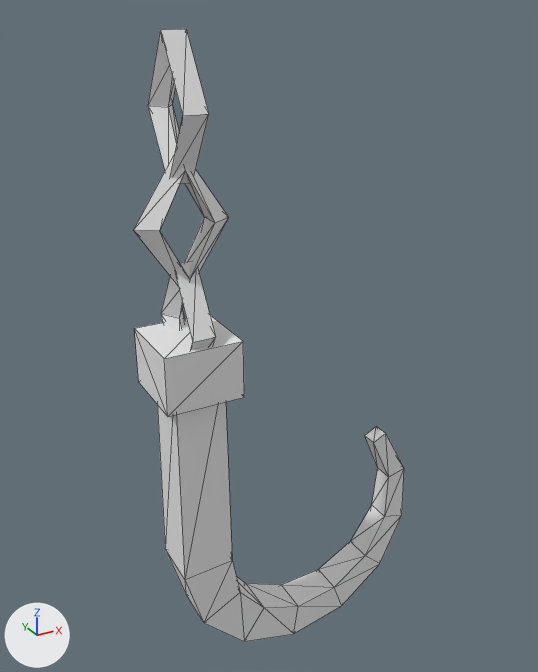
The glTF model pit-scene/kit/glb/T1_Prop_Hook.glb: old version first, new version second.
The view is the same before and after, from a 50 mm camera at (-0.376, -0.928, 0.033) aimed at (0.156, 0.039, -0.45). Arrows for +X, +Y and +Z are at lower left; the lights stay in place. The picture after the commit comes second. Mesh edges are drawn as thin lines. Vertices at exactly the same position are counted once.

Script lines for the objects in view, before the commit:
```python
me_t1_prop_hook = bpy.data.meshes.new('T1_Prop_Hook')
me_t1_prop_hook.from_pydata(...)  # 84 vertices, 160 faces; spans x -0.07..0.414, y -0.06..0.06, z -1.03..0.01
me_t1_prop_hook.materials.append(mat_t1_scenery)  # white #e7e7e7
ob_t1_prop_hook = bpy.data.objects.new('T1_Prop_Hook', me_t1_prop_hook)
ob_t1_prop_hook.location = (0.0, 0.0, 0.0)
```
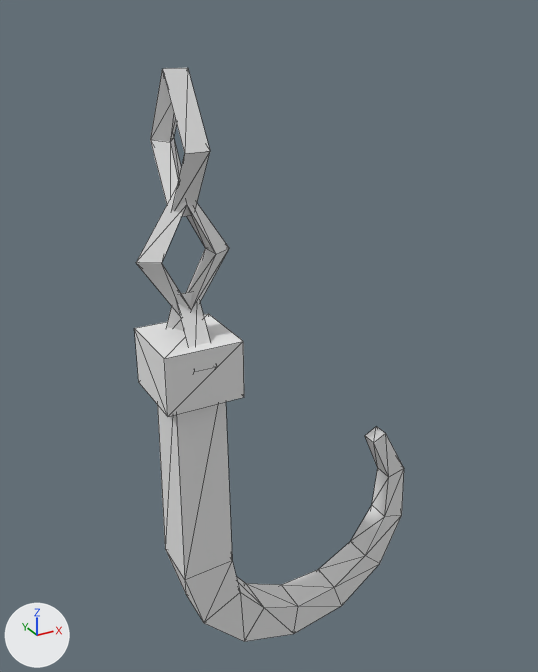
Boxes [x1, y1, x2, y2] around the edits, measured in the pictures (538 x 672 px; the box of a moved part takes in the faces that stretch with it):
'T1_Prop_Hook', reshaped (6% shorter): before [134, 29, 404, 641]; after [134, 68, 404, 641]
part 1 of me_t1_prop_hook, moved or reshaped: before [148, 29, 209, 183]; after [150, 68, 210, 217]
part 2 of me_t1_prop_hook, moved or reshaped: before [134, 153, 229, 287]; after [136, 187, 229, 316]
part 3 of me_t1_prop_hook, moved or reshaped: before [161, 261, 216, 350]; after [166, 291, 210, 347]

Patch to the scene script:
```diff
--- a/pit-scene/kit/glb/T1_Prop_Hook.glb.py
+++ b/pit-scene/kit/glb/T1_Prop_Hook.glb.py
@@ me_t1_prop_hook @@
 # used by ob_t1_prop_hook; location = (0.0, 0.0, 0.0)
-me_t1_prop_hook.from_pydata(...)  # 84 vertices, 160 faces; spans x -0.07..0.414, y -0.06..0.06, z -1.03..0.01
+me_t1_prop_hook.from_pydata(...)  # 84 vertices, 160 faces; spans x -0.07..0.414, y -0.06..0.06, z -1.03..-0.035
+# me_t1_prop_hook part 1: the loose piece of 12 vertices spanning x -0.017..0.017, y -0.06..0.06, z -0.18..0.01 is moved by (0.0, 0.0, -0.045)
+# me_t1_prop_hook part 2: the loose piece of 12 vertices spanning x -0.07..0.07, y -0.017..0.017, z -0.34..-0.13 is moved by (0.0, 0.0, -0.045)
+# me_t1_prop_hook part 3: the loose piece of 12 vertices spanning x -0.017..0.017, y -0.06..0.06, z -0.48..-0.29 is moved by (0.0, 0.0, -0.045)
 me_t1_prop_hook.materials.append(mat_t1_scenery)
```
